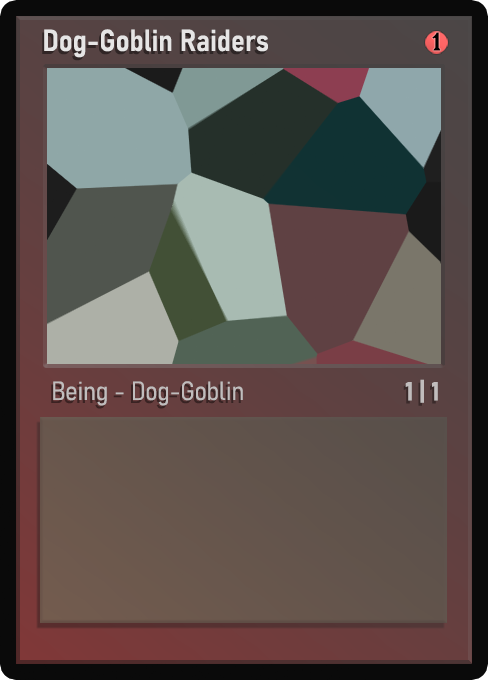
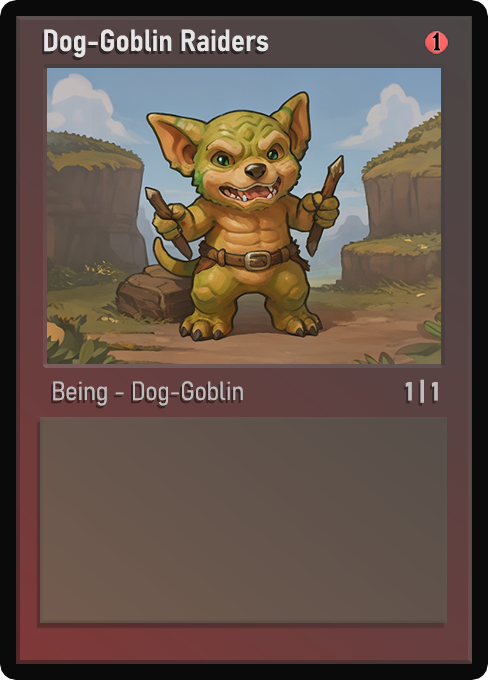
Comparing the layer stacks of the two 488x680 images. Changes:
painted on "Name" over [44, 30, 269, 57]
painted on "Class" over [53, 381, 236, 405]
painted on "Artwork" over [47, 68, 441, 364]
